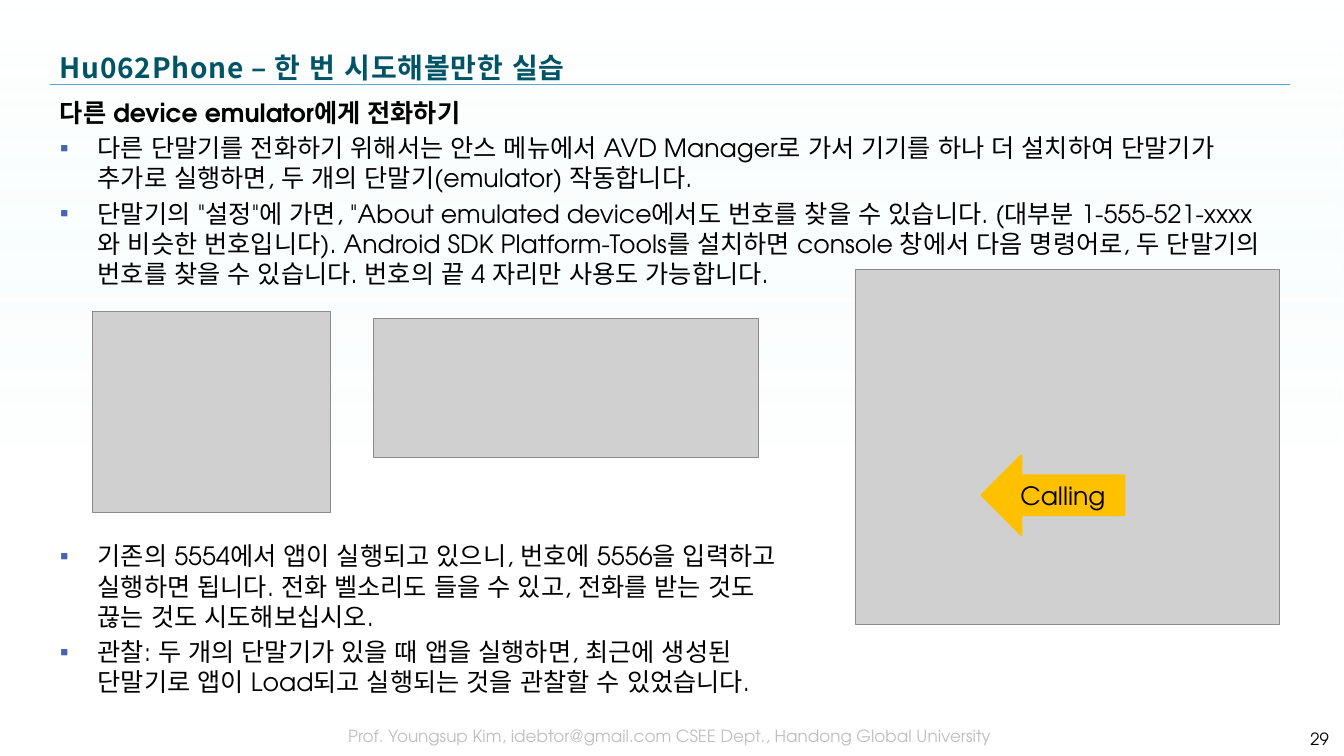
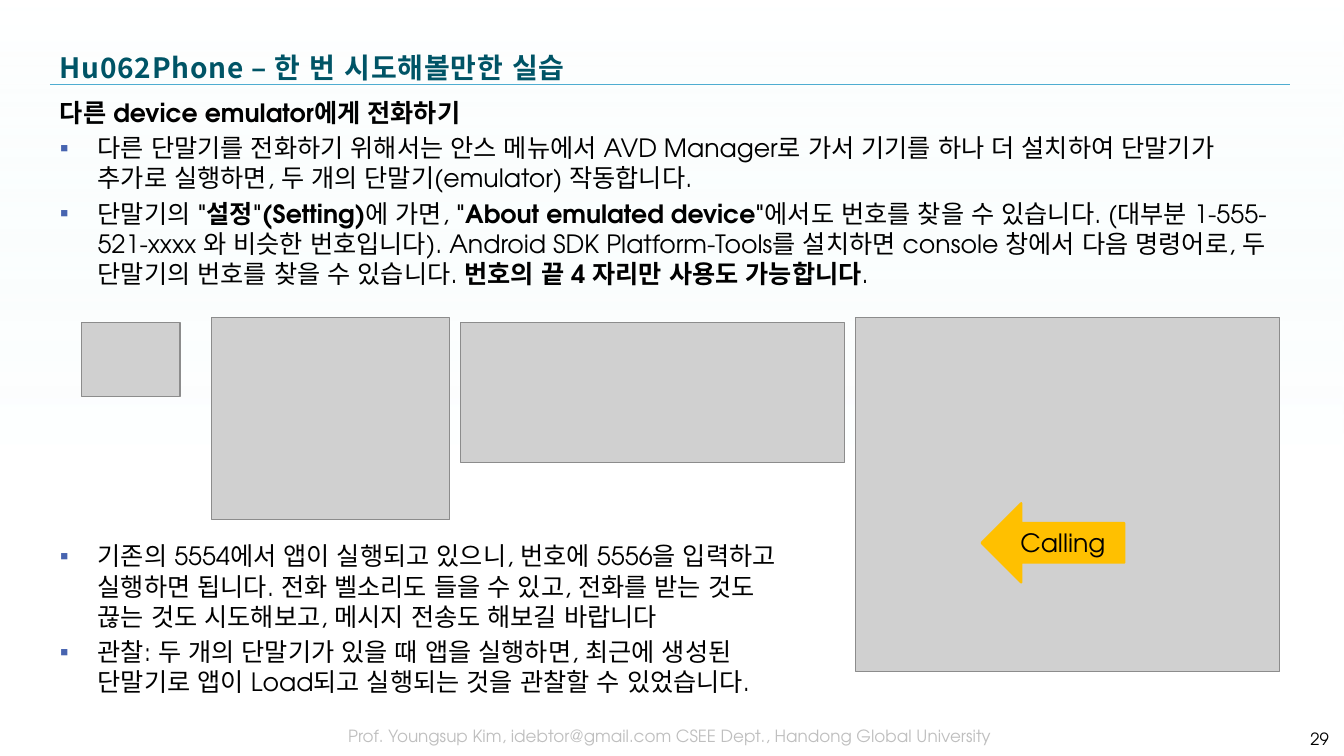
Before and after one commit to tae7841/HuStarAS, a slide deck: slide 29 of ppts/06Service.pptx. Drawn at 1344x756 pixels with LibreOffice and Linux fonts; fonts in the diff are those of the drawing; grey boxes stand for pictures; background and template pictures are left out. Boxes give left, top, right and bottom in pixels: in the first picture for what was removed or moved away, otherwise in the second. Text is boxed around its words. In the diff, an @@ line names an element or a change of style, - is before the commit and + after.

```diff
--- a/ppts/06Service.pptx
+++ b/ppts/06Service.pptx
@@ text at (98, 202, 1267, 628): text changed @@
-▪ 단말기의 "설정"에 가면, "About emulated device에서도 번호를 찾을 수 있습니다. (대부분 1-555-521-xxxx 와 비슷한 번호입니다). Android SDK Platform-Tools를 설치하면 console 창에서 다음 명령어로, 두 단말기의 번호를 찾을 수 있습니다. 번호의 끝 4 자리만 사용도 가능합니다.
-▪ 기존의 5554에서 앱이 실행되고 있으니, 번호에 5556을 입력하고
-  실행하면 됩니다. 전화 벨소리도 들을 수 있고, 전화를 받는 것도
-  끊는 것도 시도해보십시오.
+▪ 단말기의 "설정"(Setting)에 가면, "About emulated device"에서도 번호를 찾을 수 있습니다. (대부분 1-555-521-xxxx 와 비슷한 번호입니다). Android SDK Platform-Tools를 설치하면 console 창에서 다음 명령어로, 두 단말기의 번호를 찾을 수 있습니다. 번호의 끝 4 자리만 사용도 가능합니다.
+▪ 기존의 5554에서 앱이 실행되고 있으니, 번호에 5556을 입력하고
+  실행하면 됩니다. 전화 벨소리도 들을 수 있고, 전화를 받는 것도
+  끊는 것도 시도해보고, 메시지 전송도 해보길 바랍니다
@@ picture added at (82, 323, 180, 396) @@
@@ picture: place and size @@
-picture at (93, 312, 331, 513)
+picture at (212, 318, 450, 519)
@@ picture: place and size @@
-picture at (374, 319, 759, 458)
+picture at (461, 323, 846, 462)
@@ picture: place and size @@
-picture at (856, 270, 1280, 624)
+picture at (856, 318, 1280, 671)
@@ left arrow "Calling": place and size @@
-left arrow "Calling" at (982, 456, 1125, 535)
+left arrow "Calling" at (982, 503, 1125, 583)
```
Also in this commit, not shown: 1 other slide changed.
